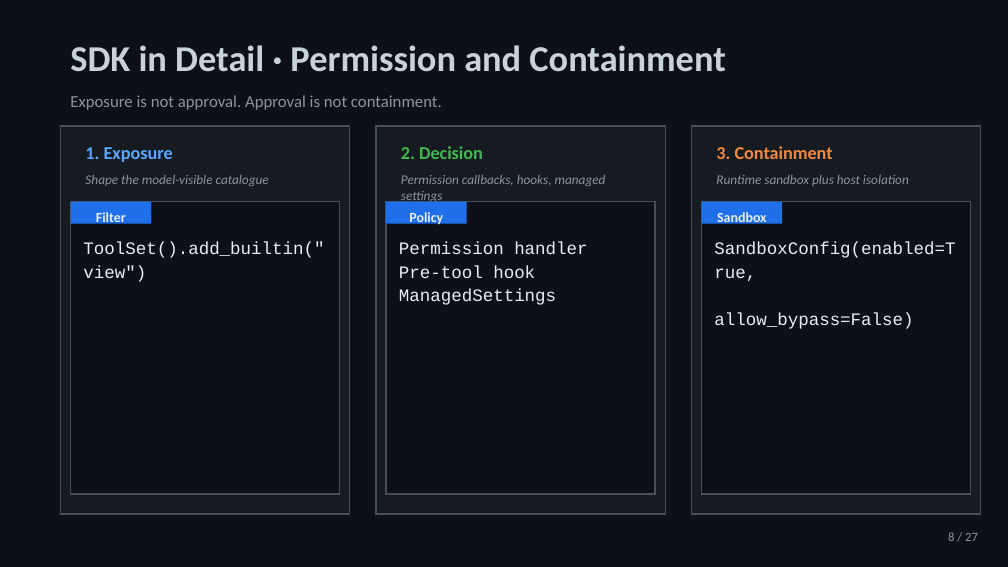
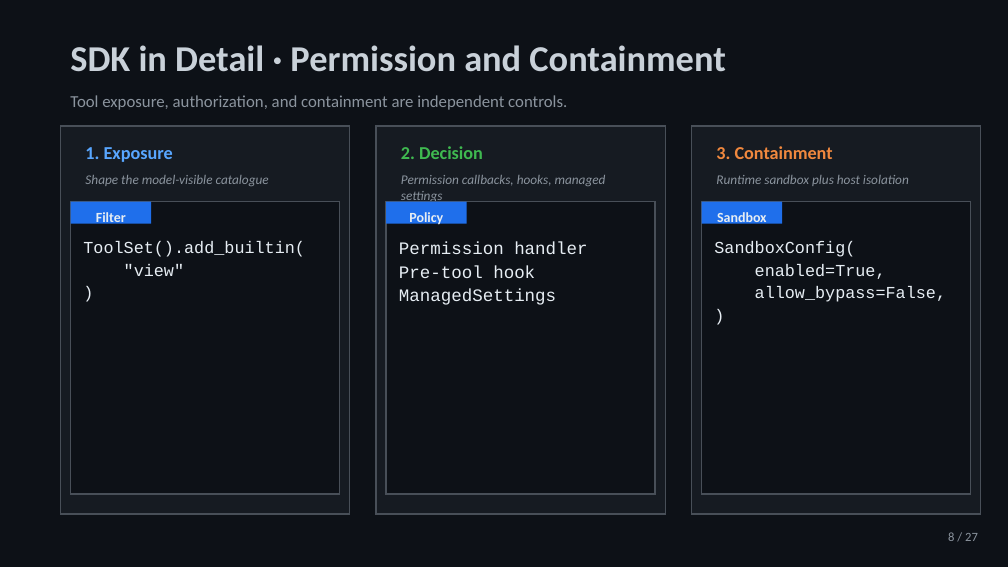
Before and after one commit to jeffrey-groneberg/ghcp_sdk, a slide deck: slide 8 of GitHub-Copilot-SDK.pptx. Drawn at 1008x567 pixels with LibreOffice and Linux fonts; fonts in the diff are those of the drawing. Boxes give left, top, right and bottom in pixels: in the first picture for what was removed or moved away, otherwise in the second. Text is boxed around its words. In the diff, an @@ line names an element or a change of style, - is before the commit and + after.

```diff
--- a/GitHub-Copilot-SDK.pptx
+++ b/GitHub-Copilot-SDK.pptx
@@ text at box(70, 95, 567, 110): text changed @@
-Exposure is not approval. Approval is not containment.
+Tool exposure, authorization, and containment are independent controls.
@@ text at box(83, 241, 305, 276): text changed; size 12.5 to 12 pt @@
-ToolSet().add_builtin("view")
+ToolSet().add_builtin(
+"view"
+)
@@ text at box(714, 241, 946, 302): text changed; size 12.5 to 12 pt @@
-SandboxConfig(enabled=True,
-allow_bypass=False)
+SandboxConfig(
+enabled=True,
+allow_bypass=False,
+)
```
Also in this commit, not shown: 18 other slides changed, 1 other file.
